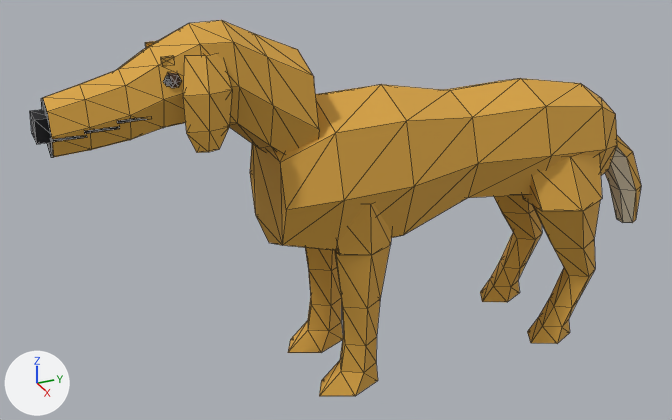
The glTF model site/models/GN_DogRetriever_faceted_01.glb: old version first, new version second.
Before and after are seen from a 50 mm lens placed at (1.477, -0.87, 1.082), pointed at (-0.026, -0.194, 0.33). The lights are fixed; the arrows at lower left show +X, +Y and +Z. The picture after the commit comes second. Mesh edges are drawn as thin lines. Where no turn or scale is listed for an object, it has been applied to the vertices. Vertices at exactly the same position are counted once.

Names of what the first picture shows: 'GN_DogRetriever_faceted'.
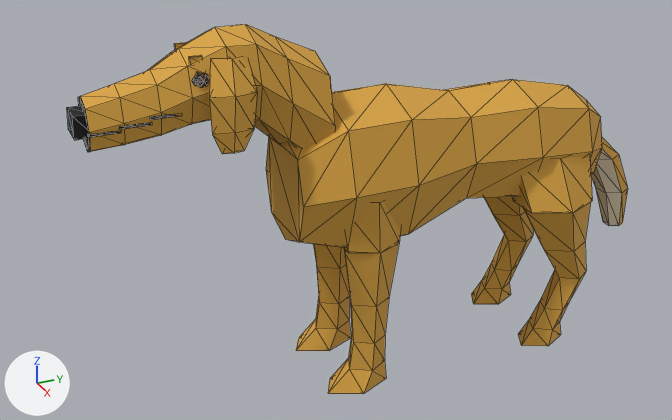
The change, as a diff of the scene's bpy script:
```diff
--- a/site/models/GN_DogRetriever_faceted_01.glb.py
+++ b/site/models/GN_DogRetriever_faceted_01.glb.py
@@ me_gn_dogretriever_faceted @@
-me_gn_dogretriever_faceted.from_pydata(...)  # 564 vertices, 1020 faces; spans x -0.161..0.161, y -0.734..0.534, z 0.0..0.727
+me_gn_dogretriever_faceted.from_pydata(...)  # 563 vertices, 1020 faces; spans x -0.161..0.161, y -0.676..0.496, z 0.0..0.716
+# me_gn_dogretriever_faceted part 1: the loose piece of 56 vertices spanning x -0.137..0.137, y -0.343..0.401, z 0.277..0.58 is scaled about the mesh origin by (1, 0.905, 1)
+# me_gn_dogretriever_faceted part 2: the loose piece of 64 vertices spanning x -0.091..0.091, y -0.712..-0.278, z 0.427..0.727 is scaled about its middle by 0.942, then moved by (0.0, 0.045, -0.002)
+# me_gn_dogretriever_faceted part 3: the loose piece of 41 vertices spanning x -0.161..-0.021, y 0.159..0.351, z 0.0..0.42 is moved by (0.0, -0.024, 0.0)
+# me_gn_dogretriever_faceted part 4: the loose piece of 16 vertices spanning x 0.043..0.106, y -0.512..-0.43, z 0.54..0.69 is moved by (-0.004, 0.044, -0.011)
+# me_gn_dogretriever_faceted part 5: the loose piece of 8 vertices spanning x -0.027..0.027, y -0.734..-0.699, z 0.567..0.606 is moved by (0.0, 0.058, -0.002)
+# me_gn_dogretriever_faceted part 6: the loose piece of 30 vertices spanning x 0.041..0.073, y -0.532..-0.501, z 0.639..0.667 is moved by (-0.004, 0.048, -0.006)
+# me_gn_dogretriever_faceted part 7: the loose piece of 30 vertices spanning x 0.052..0.072, y -0.534..-0.514, z 0.645..0.662 is moved by (-0.004, 0.048, -0.006)
+# me_gn_dogretriever_faceted part 8: a new loose piece, a box spanning x 0.0388..0.0454, y -0.6558..-0.6031, z 0.5725..0.5769, in mat_globalpalette (picture img_globalpalette)
+# me_gn_dogretriever_faceted part 9: a new loose piece, a box spanning x 0.0427..0.0492, y -0.6064..-0.5537, z 0.5801..0.5844, in mat_globalpalette (picture img_globalpalette)
+# me_gn_dogretriever_faceted part 10: a new loose piece, a box spanning x 0.0474..0.0539, y -0.557..-0.5043, z 0.5906..0.595, in mat_globalpalette (picture img_globalpalette)
+# me_gn_dogretriever_faceted part 11: the loose piece of 8 vertices spanning x -0.055..-0.046, y -0.531..-0.511, z 0.677..0.69 is moved by (0.006, 0.048, -0.006)
+# me_gn_dogretriever_faceted part 12: the loose piece of 8 vertices spanning x 0.046..0.055, y -0.531..-0.511, z 0.677..0.69 is moved by (-0.006, 0.048, -0.006)
+# me_gn_dogretriever_faceted part 13: the loose piece of 41 vertices spanning x 0.021..0.161, y 0.159..0.351, z 0.0..0.42 is rebuilt with 30 vertices and now spans x 0.042..0.161, y 0.148..0.327, z 0.0..0.322
+# me_gn_dogretriever_faceted part 14: the loose piece of 25 vertices spanning x 0.044..0.131, y -0.285..-0.138, z 0.0..0.305 is rebuilt with 36 vertices and now spans x 0.014..0.134, y -0.266..-0.115, z 0.0..0.409
+# me_gn_dogretriever_faceted part 15: the loose piece of 25 vertices spanning x -0.122..-0.035, y -0.285..-0.138, z 0.0..0.305 is rebuilt with 36 vertices and now spans x -0.134..-0.014, y -0.266..-0.115, z 0.0..0.409
+# me_gn_dogretriever_faceted part 16: 8 loose pieces with 72 vertices, spanning x -0.134..0.134, y -0.714..-0.134, z 0.305..0.597, are deleted
+# me_gn_dogretriever_faceted part 17: 22 vertices removed from x -0.039..0.039, y 0.356..0.534, z 0.185..0.431; 34 vertices added at x -0.039..0.161, y 0.136..0.491, z 0.185..0.431
+# other edits to the shape of me_gn_dogretriever_faceted do not show in these pictures
 me_gn_dogretriever_faceted.materials.append(mat_globalpalette)
```

Changed parts and their boxes [x1, y1, x2, y2] in the pictures (672 x 420 px; the box of a moved part takes in the faces that stretch with it):
'GN_DogRetriever_faceted', reshaped (8% narrower): before [30, 20, 641, 396]; after [67, 24, 628, 394]
part 1 of me_gn_dogretriever_faceted, moved or reshaped: before [250, 78, 617, 250]; after [266, 80, 602, 247]
part 2 of me_gn_dogretriever_faceted, moved or reshaped: before [41, 20, 319, 157]; after [78, 24, 335, 152]
part 3 of me_gn_dogretriever_faceted, moved or reshaped: before [480, 195, 542, 302]; after [471, 196, 533, 304]
part 4 of me_gn_dogretriever_faceted, moved or reshaped: before [183, 54, 232, 153]; after [209, 57, 257, 154]
part 5 of me_gn_dogretriever_faceted, moved or reshaped: before [30, 109, 51, 144]; after [67, 106, 88, 140]
part 6 of me_gn_dogretriever_faceted, moved or reshaped: before [167, 73, 182, 88]; after [196, 72, 210, 87]
part 7 of me_gn_dogretriever_faceted, moved or reshaped: before [163, 78, 172, 86]; after [192, 76, 201, 86]
part 8 of me_gn_dogretriever_faceted, added: after [88, 131, 122, 137]
part 9 of me_gn_dogretriever_faceted, added: after [120, 122, 152, 129]
part 10 of me_gn_dogretriever_faceted, added: after [150, 115, 182, 120]
part 11 of me_gn_dogretriever_faceted, moved or reshaped: before [145, 41, 157, 48]; after [174, 42, 186, 50]
part 12 of me_gn_dogretriever_faceted, moved or reshaped: before [161, 56, 174, 66]; after [189, 55, 202, 64]
part 13 of me_gn_dogretriever_faceted, rebuilt: before [522, 155, 602, 344]; after [518, 202, 591, 346]
part 14 of me_gn_dogretriever_faceted, rebuilt: before [319, 245, 390, 396]; after [328, 201, 401, 394]
part 15 of me_gn_dogretriever_faceted, rebuilt: before [288, 247, 343, 353]; after [296, 244, 351, 351]
part 16 of me_gn_dogretriever_faceted, deleted: before [50, 118, 392, 255]
part 17 of me_gn_dogretriever_faceted, moved or reshaped: before [605, 136, 641, 223]; after [512, 138, 628, 226]
